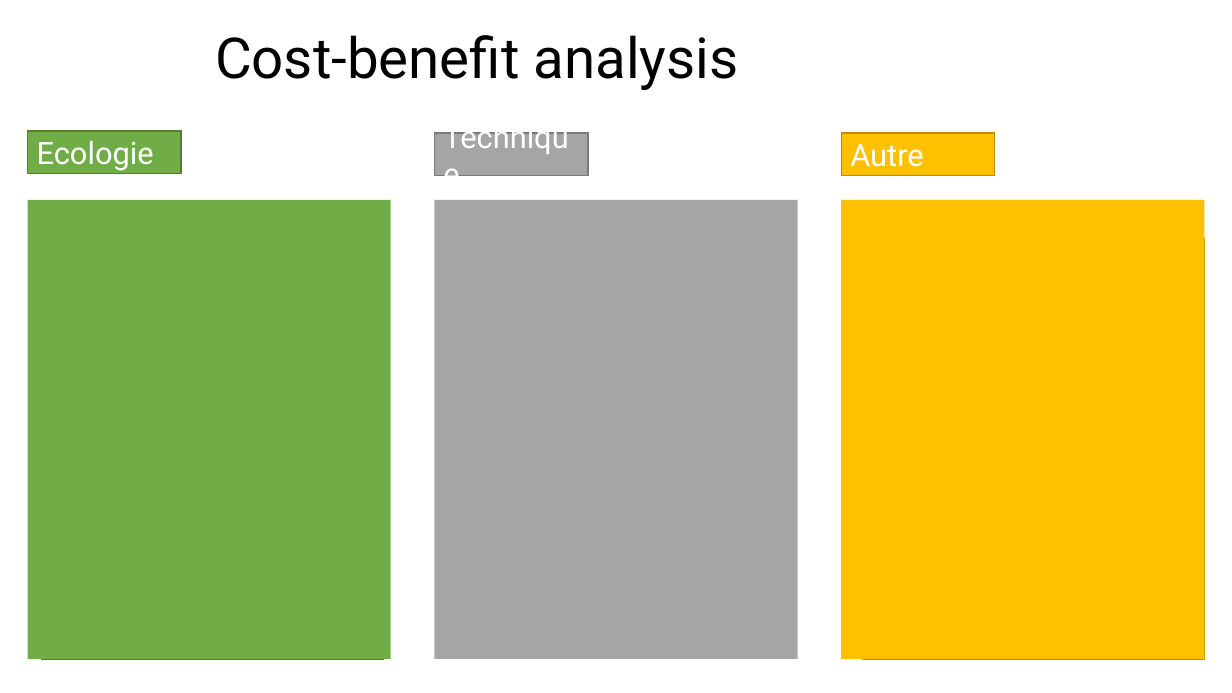
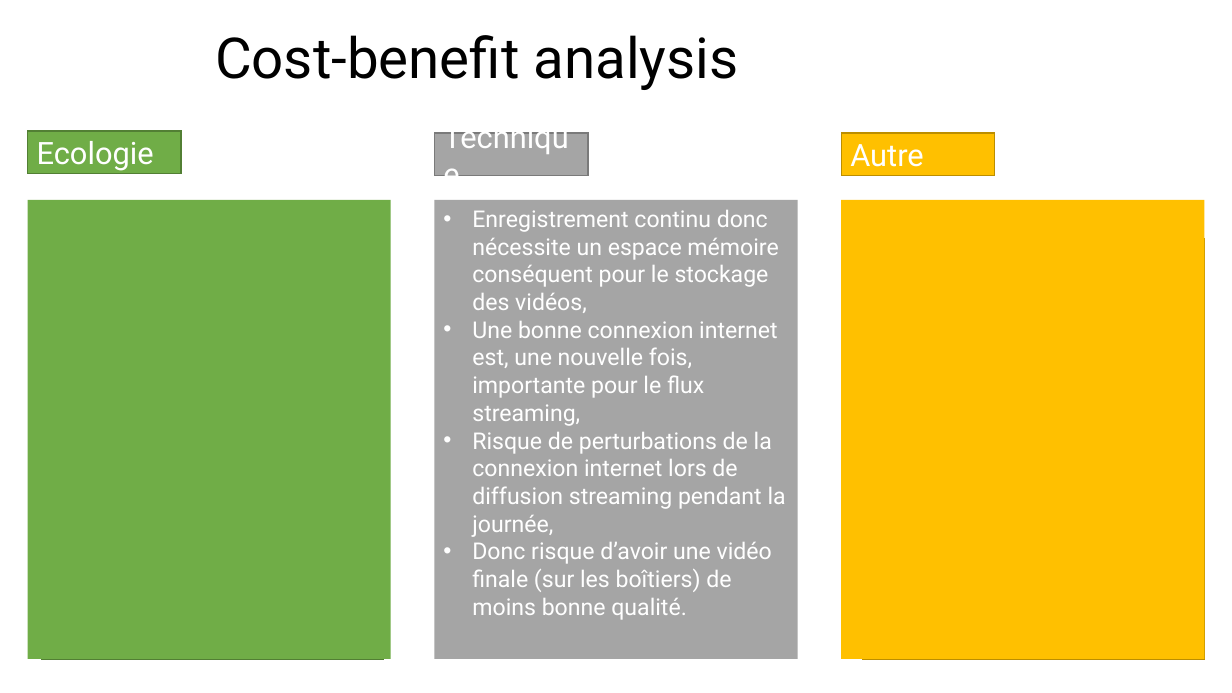
Before and after one commit to OceanStream-X-MiageSorbonne/Boitier, a slide deck: slide 5 of Documentation/Architecture/Architechture-Flux.pptx. Drawn at 1232x693 pixels with LibreOffice and Linux fonts; fonts in the diff are those of the drawing; background and template pictures are left out. Boxes give left, top, right and bottom in pixels: in the first picture for what was removed or moved away, otherwise in the second. Text is boxed around its words. In the diff, an @@ line names an element or a change of style, - is before the commit and + after.

Commit message:
Modification ppt Architecture-Flux (partie Technique)

```diff
--- a/Documentation/Architecture/Architechture-Flux.pptx
+++ b/Documentation/Architecture/Architechture-Flux.pptx
@@ text added at [472, 210, 786, 620], 18 pt, text #FFFFFF @@
+• Enregistrement continu donc nécessite un espace mémoire conséquent pour le stockage des vidéos,
+• Une bonne connexion internet est, une nouvelle fois, importante pour le flux streaming,
+• Risque de perturbations de la connexion internet lors de diffusion streaming pendant la journée,
+• Donc risque d’avoir une vidéo finale (sur les boîtiers) de moins bonne qualité.
```
Also in this commit, not shown: 4 other slides changed.
